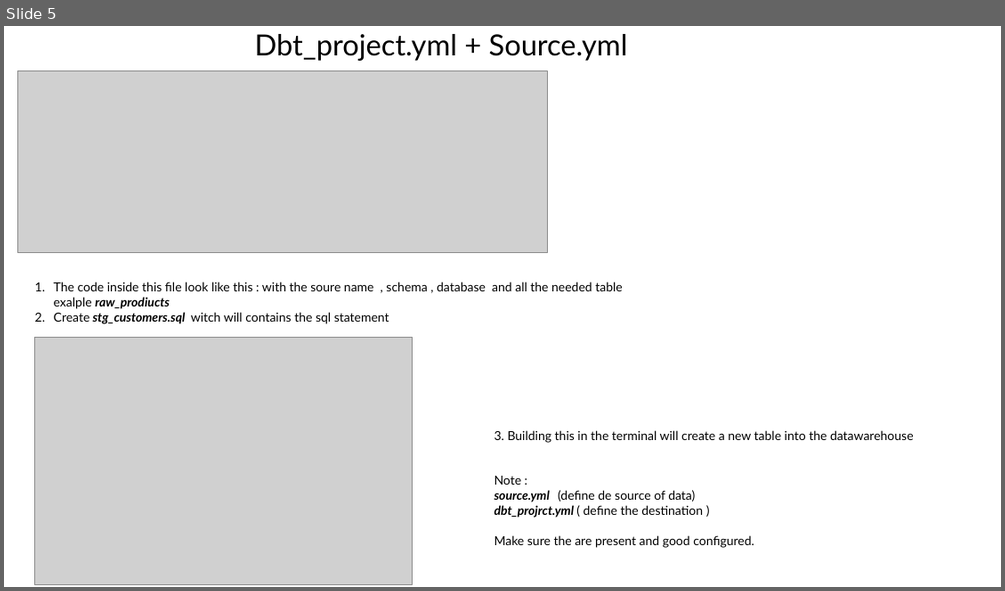
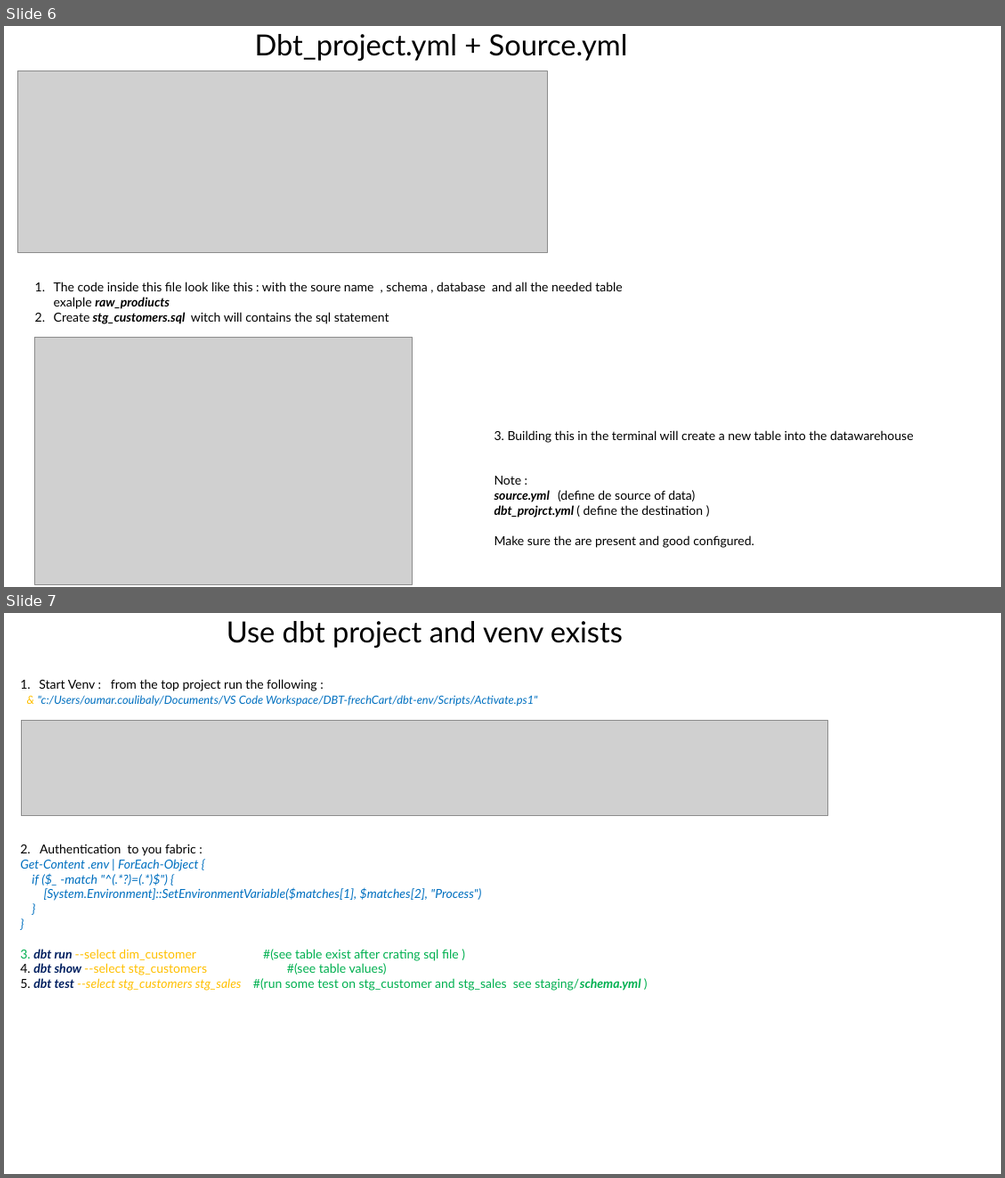
Before and after one commit to Coulio01/Documents, a slide deck: dbt/dbt.pptx. Shown one above the other, each under a label of ours: slide 5 before the commit, slides 6 and 7 after it. The pictures are 1005x591 and 1005x1178 pixels, drawn with LibreOffice and Linux fonts; fonts in the diff are those of the drawing; grey boxes stand for pictures. Boxes give left, top, right and bottom in pixels: in the first picture for what was removed or moved away, otherwise in the second. Text is boxed around its words. In the diff, an @@ line names an element or a change of style, - is before the commit and + after.

```diff
--- a/dbt/dbt.pptx
+++ b/dbt/dbt.pptx
@@ slide 7 added at [4,613,1001,1174], background #FFFFFF @@
@@ title added at [226,621,623,648], 28 pt, text #000000 @@
+Use dbt project and venv exists
@@ text added at [20,679,640,990], 12 pt, text #0070C0, italic @@
+1. Start Venv : from the top project run the following :
+& "c:/Users/oumar.coulibaly/Documents/VS Code Workspace/DBT-frechCart/dbt-env/Scripts/Activate.ps1"
+2. Authentication to you fabric :
+Get-Content .env | ForEach-Object {
+if ($_ -match "^(.*?)=(.*)$") {
+[System.Environment]::SetEnvironmentVariable($matches[1], $matches[2], "Process")
+}
+}
+3. dbt run --select dim_customer #(see table exist after crating sql file )
+4. dbt show --select stg_customers #(see table values)
+5. dbt test --select stg_customers stg_sales #(run some test on stg_customer and stg_sales see staging/schema.yml )
@@ picture added at [21,721,828,816] @@
@@ what was slide 5 is now slide 6 @@
```
Also in this commit, not shown: 1 slide changed, 4 other slides added, 2 other files.
